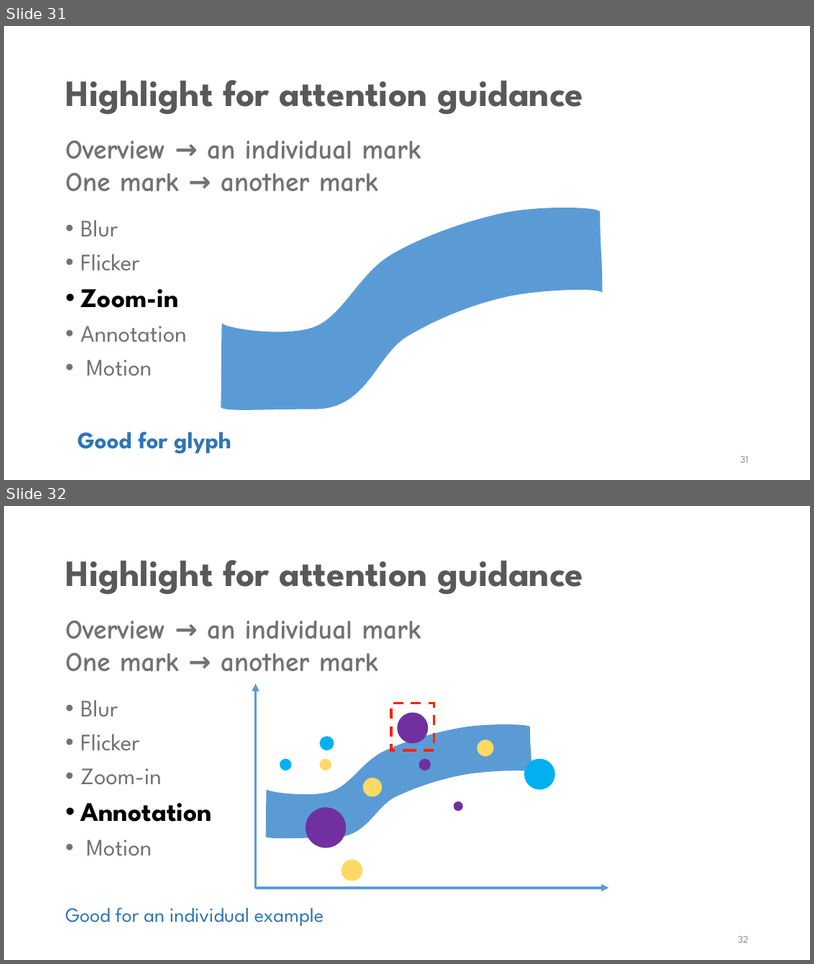
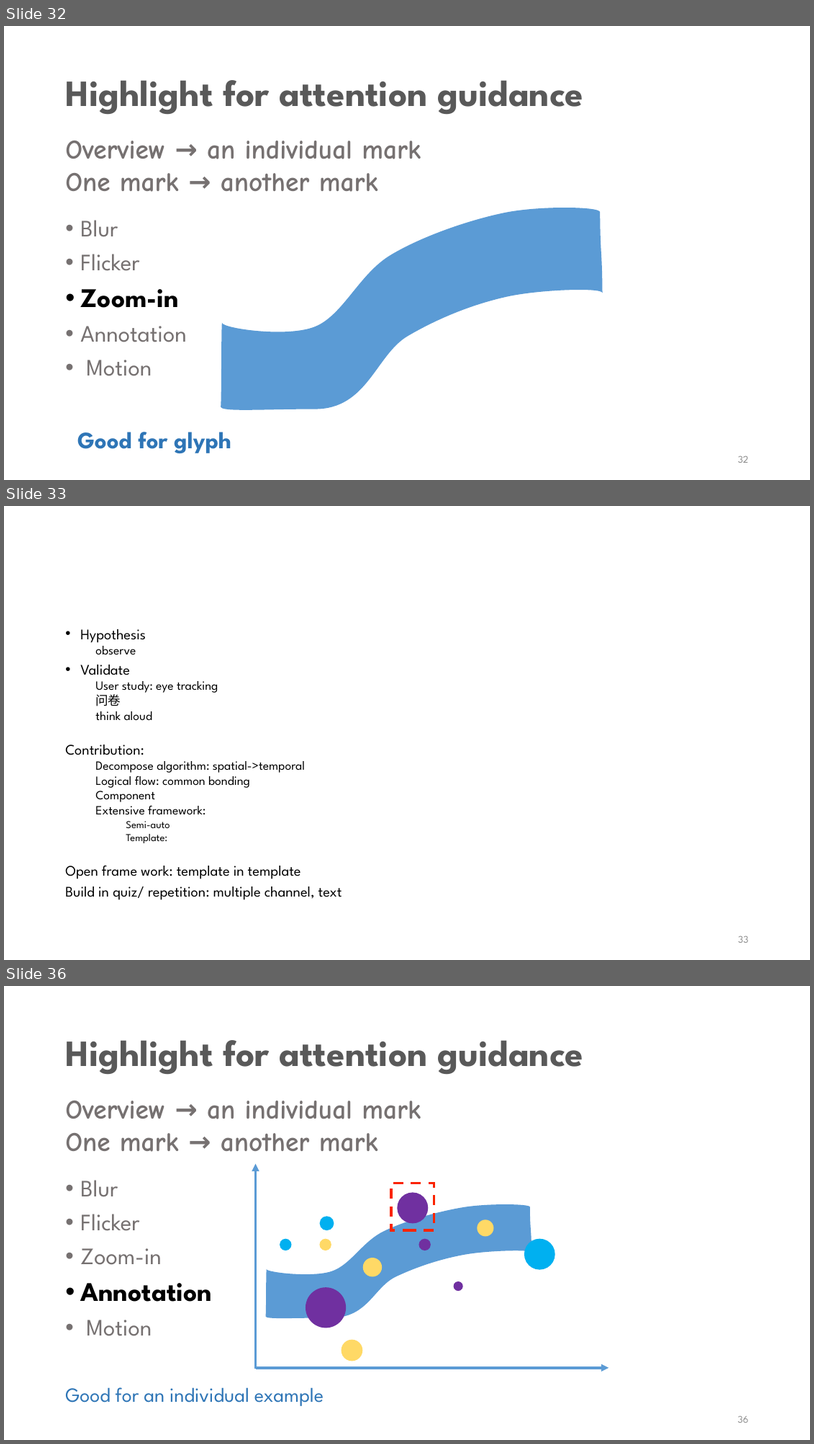
Before and after one commit to wangqianwen0418/decompose-vis, a slide deck: Narvis.pptx. Shown one above the other, each under a label of ours: slides 31 and 32 before the commit, slides 32, 33 and 36 after it; the slides between them are not shown. The pictures are 814x964 and 814x1444 pixels, drawn with LibreOffice and Linux fonts; fonts in the diff are those of the drawing. Boxes give left, top, right and bottom in pixels: in the first picture for what was removed or moved away, otherwise in the second. Text is boxed around its words. In the diff, an @@ line names an element or a change of style, - is before the commit and + after.

```diff
--- a/Narvis.pptx
+++ b/Narvis.pptx
@@ slide 33 added at [4,506,810,960], background #FFFFFF @@
@@ text added at [65,629,342,900], 15 pt, text #000000 @@
+• Hypothesis
+  observe
+• Validate
+  User study: eye tracking
+  问卷
+  think aloud
+Contribution:
+  Decompose algorithm: spatial->temporal
+  Logical flow: common bonding
+  Component
+  Extensive framework:
+    Semi-auto
+    Template:
+Open frame work: template in template
+Build in quiz/ repetition: multiple channel, text
@@ page number added at [738,935,748,942], 12 pt, text #8C8C8C @@
+33
@@ what was slide 31 is now slide 32 @@
@@ page number at [738,455,749,462]: text changed @@
-31
+32
@@ what was slide 32 is now slide 36 @@
@@ page number at [738,1416,749,1422]: text changed @@
-32
+36
```
Also in this commit, not shown: 4 slides changed, 3 other slides added, 7 other files.
